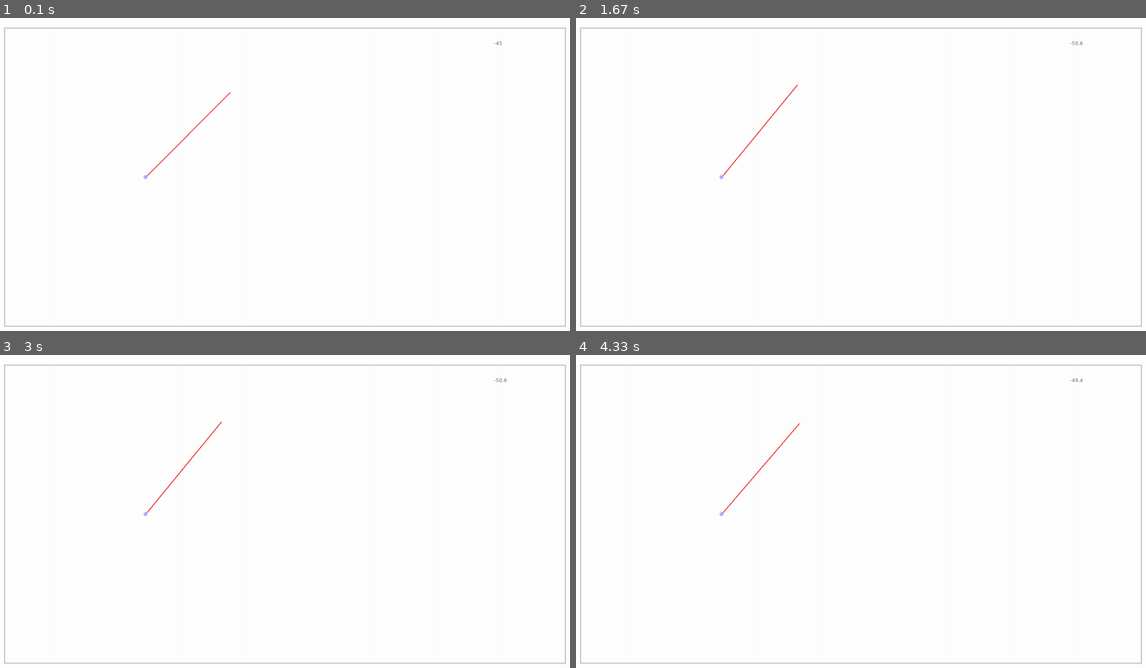
Above: before the commit, frames 1-4 (two rows, left to right).
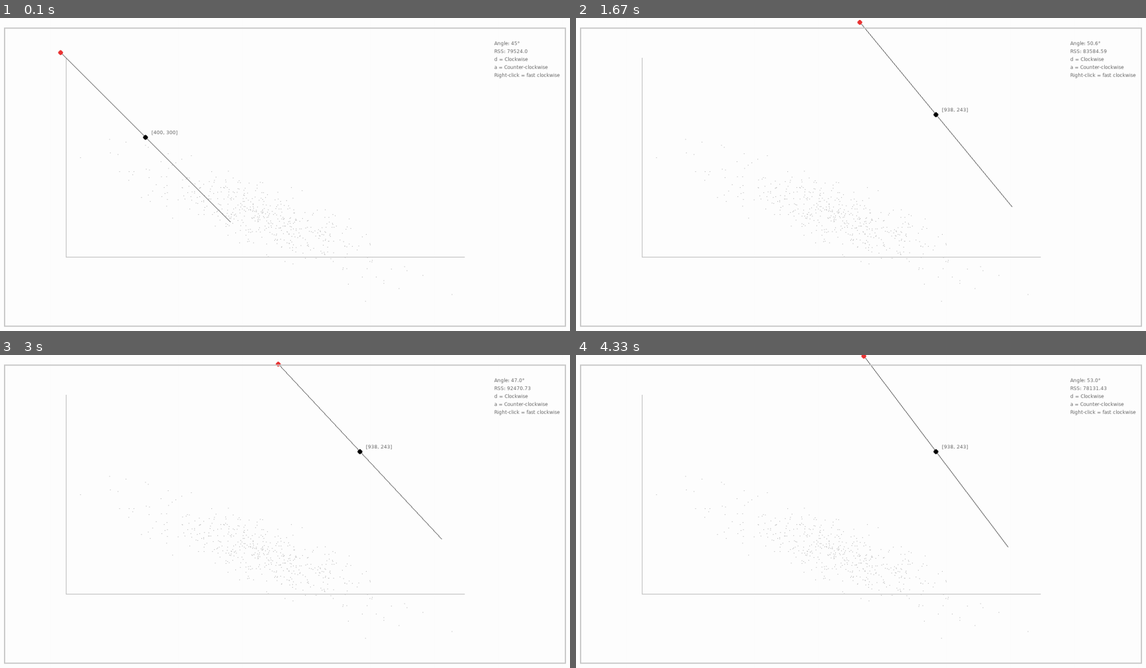
Above: after the commit, the same moments.

Repository: Biuku/LinearRegressionGame
Game: pygame game, started from main.py
Same seed, same stepped clock (60 frames per second), same inputs: the game is played once before the commit and once after it.
Inputs (mouse positions are in pixels of both pictures, inside the frame that each line leads up to):
- Up to frame 1 (0.1 s): no input
- Up to frame 2 (1.67 s): press the mouse at (838, 190) at 0.37 s; move the mouse to (946, 180) at 0.47 s; release the mouse at (1054, 168) at 0.6 s; hold D 0.67-1.13 s; move the mouse to (672, 252) at 0.7 s; hold D 1.17-1.63 s
- Up to frame 3 (3 s): hold A 1.67-2.2 s; hold A 2.23-2.63 s; hold D from 2.67 s (still down)
- Up to frame 4 (4.33 s): release D at 3.3 s; right-click (980, 492) at 3.38 s; hold A 3.67-4.13 s; hold D from 4.17 s (still down)

The runs differ from the first frame. In frame 1, 0.9% of the frame differs, in the area x 10-99%, y 7-91%; in frame 2, 0.9%, in the area x 11-99%, y 0-91%; in frame 3, 0.9%; in frame 4, 0.9%.

Commit message:
Prototype RSS

Diff:
--- a/line.py
+++ b/line.py
@@ -11,70 +11,140 @@
         self.win = win
         self.set = Settings()
 
-        self.start = [400, 400]
-        #self.end = [600, 200]
 
         self.length = 300
-        #self.mid = [300, 300]
-        #self.slope = 1
-        self.angle = -45
+        self.angle = 45 ## 'angle' for trig; 'slope' for regression
+        self.mid = [400, 300] ### Line always anchors to mid
+
+        self.start = self.mid
+        self.end = self.mid
+        self.update_points()
+
+        self.rss = 0
 
 
+    def rotate(self, rotating, counter_rotating, super_rotating):
+        speed = 0.1
 
-    def get_end_point(self):
+        if rotating:
+            self.angle += speed
 
-        x, y = self.start
+        if counter_rotating:
+            self.angle -= speed
 
+        if super_rotating:
+            self.angle += 2
+
+        self.update_points()
+
+
+    def update_points(self):
+        """ Update the start and end points if line moves/rotates"""
+
+        x, y = self.mid
         rads = m.radians(self.angle)
 
+        ## Draw mid to end half of line
         end_x = x + m.cos(rads) * self.length
         end_y = y + m.sin(rads) * self.length
+        self.end = (end_x, end_y)
 
-        return (end_x, end_y)
+        ## Draw start to mid half of line
+        start_x = x + m.cos(rads) * (-1 * self.length)
+        start_y = y + m.sin(rads) * (-1 * self.length)
+        self.start = (start_x, start_y)
 
 
+    def update_RSS(self, arr):
+        """
+        1. Iterate over all coordinates in np array
+        2. Use slope function to find the y coordinate of the line at that array x coordinate
+            2.5 Add two tuples to a list: the arr (x,y) and the (arr x, line y)
+                - To do -- iterate through this list to build the vertical intercepts
+        3. The difference = the error -- add to a list
+        4. Update the RSS as I go (+=)
+        5. Print RSS on the right -- minimizing this is good
+        """
 
-    def draw(self):
-        end = self.get_end_point()
+        error_lines = []
+        rss = 0
 
-        #pygame.draw.line(self.win, self.set.red, tuple(self.start), tuple(self.end), 3)
-        pygame.draw.line(self.win, self.set.red, tuple(self.start), end, 3)
+        for pair in arr:
+            x, y = pair
+            y_on_line = self.x_intercept(x, y)
+            rss = y_on_line**2
 
+        self.rss = rss
 
-        ## Start a small circle denoting the start
-        pygame.draw.circle(self.win, self.set.blue, self.start, 5, 0)
+    def x_intercept(self, mx, my):
+        start_x, start_y = self.start
+        angle = m.radians(self.angle)
 
-        self.printr()
+        """ TRIG APPROACH """
+        opposite = mx - start_x
+        hypot = opposite / m.sin(angle)
+        adjacent = m.cos(angle) * hypot
 
+        #So, y on the line should be start_y + adjacent
+        y_on_line = round( start_y + adjacent, 2)
 
-    def rotate(self, rotating, reverse_rotating):
-        """
-        Theory -- it's not about trig, but about ...
-        """
-        if rotating:
-            self.angle += 0.4
+        return y_on_line
 
-        if reverse_rotating:
-            self.angle -= 0.4
+        #self.print_coord( (mx, y_on_line) )
 
+    def get_slope(self):
+        """ Slope = rise/run """
+        x1, y1 = self.start
+        x2, y2 = self.end
+        return (y2 - y1) // (x2 - x1)
+
+    def move(self, moving):
+        if moving:
+            mx, my = pygame.mouse.get_rel()
+
+            self.mid[0] += mx
+            self.mid[1] += my
 
     def printr(self):
         c = self.set.grey
         x = self.set.win_w * 0.85 ## lower number --> leftward
         y = self.set.win_h * 0.07 ## lower number --> upward
 
-        text = str(round(self.angle, 2))
-        printr = self.set.med_font.render(text, True, c)
+        texts = [
+            "Angle: " + str(round(self.angle, 2)) + "°",
+            "RSS: " + str(round(self.rss, 2)),
+            'd = Clockwise',
+            'a = Counter-clockwise',
+            'Right-click = fast clockwise'
+            ]
+        for text in texts:
 
-        self.win.blit( printr, (x, y) )
+            printr = self.set.med_font.render(text, True, c)
+            self.win.blit( printr, (x, y) )
+            y += 20
 
 
-    def move(self, moving):
-        if moving:
+    def draw(self):
+        pygame.draw.line(self.win, self.set.grey, tuple(self.start), (self.end), 2)
 
+        ## Start a small circle denoting the mid
+        pygame.draw.circle(self.win, self.set.black, self.mid, 6, 0)
 
-            mx, my = pygame.mouse.get_rel()
+        ## Start a temporary circle denoting the start
+        pygame.draw.circle(self.win, self.set.red, self.start, 6, 0)
 
-            for point in [self.start, self.end]:
-                point[0] += mx
-                point[1] += my
+        self.print_coord(self.mid)
+
+        self.printr()
+
+    def print_coord(self, coord):
+        ### Draw mid coordinates near mid
+        c = self.set.grey
+
+        x, y = coord
+        x += 15
+        y -= 20
+
+        text = str(coord)
+        printr = self.set.med_font.render(text, True, c)
+        self.win.blit( printr, (x, y) )
--- a/main.py
+++ b/main.py
@@ -1,4 +1,16 @@
-""" APRIL 5, 2021 """
+""" APRIL 7, 2021 """
+
+"""
+Today, I spent a lot of time learning trigonometry.
+To refresh, check out my Jupyter notebook.
+Changes made:
+    - The line is defined by its mid point and compass angle
+        - Math angles start at "East", 90 degrees = "South", etc.
+    - Added rotation capability
+
+"""
+
+
 
 import pygame
 import numpy as np
@@ -21,43 +33,52 @@
         self.mxmy = None
 
         self.moving = False
-        self.rotating = False
-        self.reverse_rotating = False
+        self.rotating = False ## Rotate very slow -- 'd'
+        self.counter_rotating = False ## Rotate very slow -- 'a'
+        self.super_rotating = False ## Rotate very fast -- right-click
 
 
     """ EVENTS """
 
     def left_click_events(self):
-        #pygame.mouse.get_rel()
-        #self.moving = True
-
-        self.reverse_rotating = True
-
+        pygame.mouse.get_rel()
+        self.moving = True
 
     def right_click_events(self):
-        #pygame.mouse.get_rel()
-        self.rotating = True
+        self.super_rotating = True
 
     def mouse_button_up_events(self):
         self.moving = False
-        self.rotating = False
-        self.reverse_rotating = False
+        self.super_rotating = False
 
     def keydown_events(self, event):
+        if event.key == pygame.K_a:
+            self.counter_rotating = True
+
+        if event.key == pygame.K_d:
+            self.rotating = True
+
         if event.key == pygame.K_q:
             pygame.quit(), quit()
+
+
+    def keyup_events(self, event):
+        self.counter_rotating = False
+        self.rotating = False
 
 
     """ UPDATES """
 
     def updates(self):
+        #self.fitline.x_intercept()
         self.fitline.move(self.moving)
-        self.fitline.rotate(self.rotating, self.reverse_rotating)
+        self.fitline.rotate(self.rotating, self.counter_rotating, self.super_rotating)
+        self.fitline.update_RSS(self.arr)
         self.draw()
 
 
     def draw(self):
-        #self.plot.draw(self.arr) ## Turn off for trig stuff
+        self.plot.draw(self.arr)
         self.fitline.draw()
         self.update_screen()
 
@@ -65,19 +86,10 @@
     """ MAIN """
     def main(self):
 
-        # self.arr = np.load('data/ecommerce.npy')
-        #
-        # MIT = pygame.image.load('mit.jpg')
-        # degrees = 0
+        self.arr = np.load('data/ecommerce.npy')
 
         while True:
             self.win.fill(self.set.white)
-
-            # degrees += -1
-            # rotated = pygame.transform.rotate(MIT, degrees)
-            # self.win.blit(rotated, (800, 200))
-            # pygame.display.flip()
-
             self.set.clock.tick(self.set.FPS)
             self.events()
             self.updates()
--- a/plot.py
+++ b/plot.py
@@ -14,6 +14,9 @@
         self.set = Settings()
 
     def draw(self, arr):
+
+        ### Draw axes
+
         w, h = 1000, 500
 
         left, top = 200, 100
@@ -21,11 +24,15 @@
 
         zero_zero = (left, bottom)
 
-        pygame.draw.line(self.win, self.set.grey, (left, top), zero_zero, 2)
-        pygame.draw.line(self.win, self.set.grey, zero_zero, (right, bottom), 2)
+        pygame.draw.line(self.win, self.set.light_grey, (left, top), zero_zero, 2)
+        pygame.draw.line(self.win, self.set.light_grey, zero_zero, (right, bottom), 2)
+
+
+        ### Draw array dots
+        c = self.set.light_grey
 
         for pair in arr:
             x = pair[0] + left
             y = pair[1] + top
 
-            pygame.draw.circle(self.win, self.set.blue, (x,y), 2, 0)
+            pygame.draw.circle(self.win, c, (x, y), 1, 0)
--- a/setup/pygameBasics.py
+++ b/setup/pygameBasics.py
@@ -29,6 +29,9 @@
             elif event.type == pygame.KEYDOWN:
                 self.keydown_events(event)
 
+            elif event.type == pygame.KEYUP:
+                self.keyup_events(event)
+
             elif event.type == pygame.QUIT:
                 pygame.quit(), quit()
 
